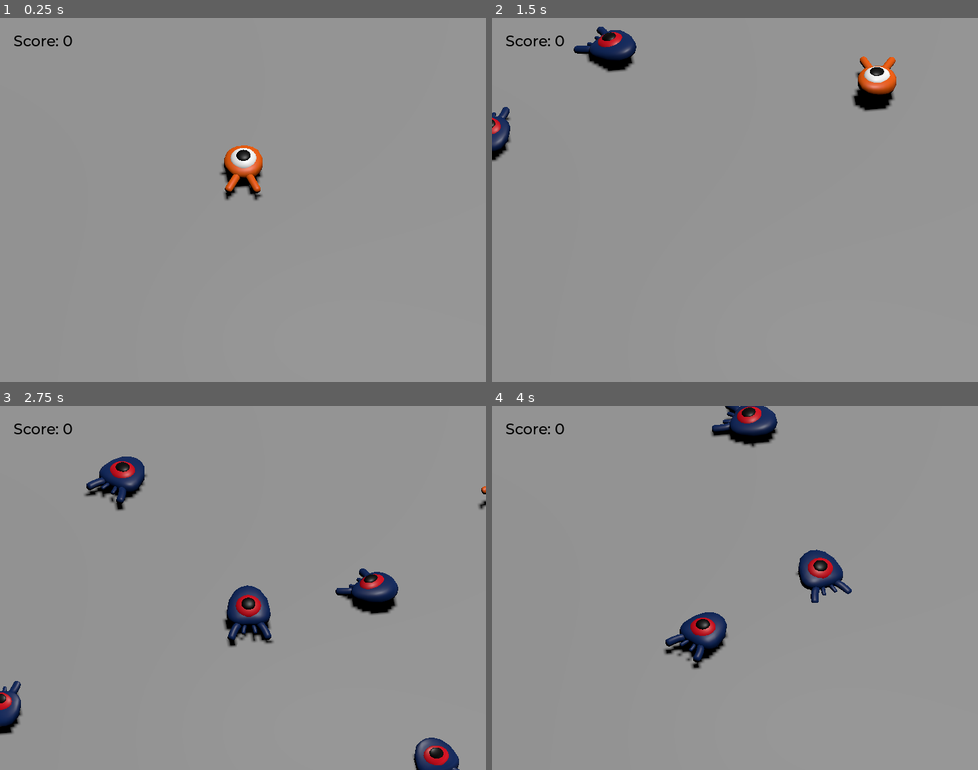
Above: before the commit, frames 1-4 (two rows, left to right).
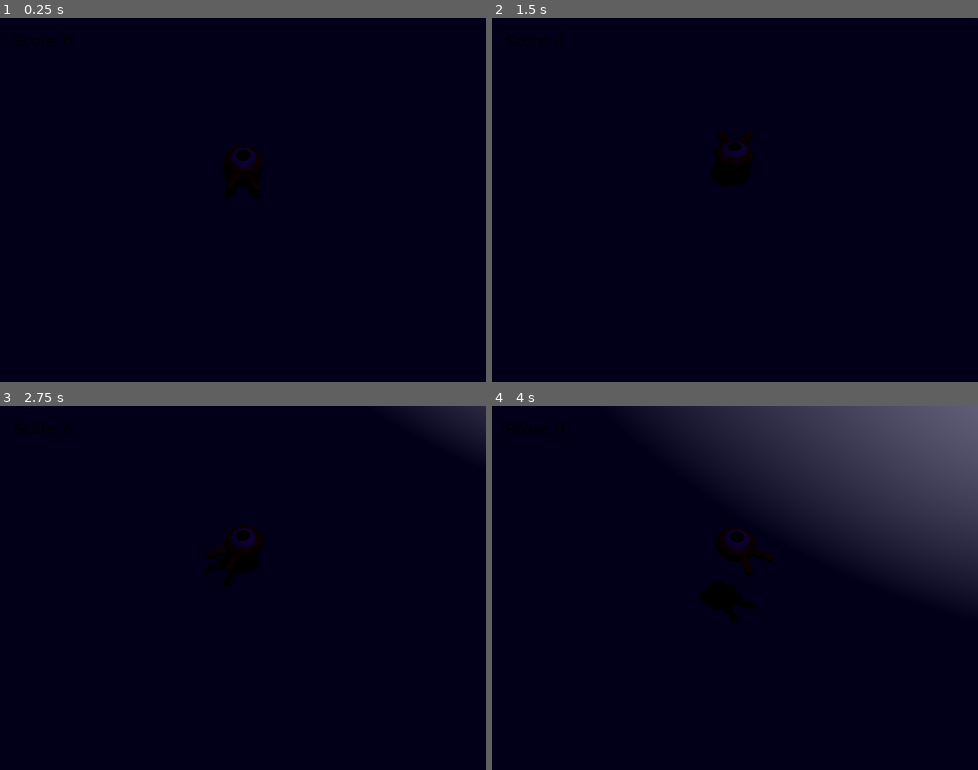
Above: after the commit, the same moments.

Repository: Germox20/play-with-godot
Game: Godot game, scene res://main.tscn
Same seed, same stepped clock (60 frames per second), same inputs: the game is played once before the commit and once after it.
Inputs:
- Up to frame 1 (0.25 s): no input
- Up to frame 2 (1.5 s): tap Enter (ui_accept) at 0.5 s; hold D (move_right) 0.53-1.28 s; hold W (move_fordward) 0.53-1.28 s; tap Space (jump) at 0.77 s; hold S (move_back) from 1.28 s (still down); tap W (move_fordward) at 1.35 s
- Up to frame 3 (2.75 s): tap Space (jump) at 1.52 s; release S (move_back) at 2.03 s; hold D (move_right) from 2.03 s (still down); hold W (move_fordward) from 2.03 s (still down)
- Up to frame 4 (4 s): release W (move_fordward) at 2.78 s; tap W (move_fordward) at 2.85 s; tap Space (jump) at 3.02, 3.77 s; release D (move_right) at 3.53 s; hold A (move_left) from 3.53 s (still down); hold W (move_fordward) from 3.53 s (still down)

The runs differ from the first frame. In frame 1, 100% of the frame differs, in the area x 0-100%, y 0-100%; in frame 2, 99%; in frame 3, 99%; in frame 4, 99%.

Commit message:
Feat: Added follow-camera & basic obstacles
Reparent Camera3D inside the Player node. Created basic walls with mesh&collision around the floor.

Diff:
--- a/SquashTheCreeps/main.tscn
+++ b/SquashTheCreeps/main.tscn
@@ -7,10 +7,16 @@
 [ext_resource type="Script" path="res://ScoreLabel.gd" id="5_fec26"]
 
 [sub_resource type="BoxShape3D" id="BoxShape3D_t5hoj"]
-size = Vector3(60, 2, 60)
+size = Vector3(200, 2, 200)
 
 [sub_resource type="BoxMesh" id="BoxMesh_50wd8"]
-size = Vector3(60, 2, 60)
+size = Vector3(198, 2, 198)
+
+[sub_resource type="BoxShape3D" id="BoxShape3D_m0ib3"]
+size = Vector3(70, 4, 1)
+
+[sub_resource type="BoxMesh" id="BoxMesh_x0u0w"]
+size = Vector3(70, 2, 1)
 
 [sub_resource type="StandardMaterial3D" id="StandardMaterial3D_qe8o3"]
 albedo_color = Color(0.968627, 0.545098, 0, 1)
@@ -20,7 +26,7 @@
 
 [sub_resource type="Curve3D" id="Curve3D_4grgh"]
 _data = {
-"points": PackedVector3Array(0, 0, 0, 0, 0, 0, -12.9734, 0, -12.9717, 0, 0, 0, 0, 0, 0, -12.964, 0, 17.3793, 0, 0, 0, 0, 0, 0, 13.4001, 0, 17.4941, 0, 0, 0, 0, 0, 0, 13.3913, 0, -12.8903, 0, 0, 0, 0, 0, 0, -12.9734, 0, -12.9717),
+"points": PackedVector3Array(0, 0, 0, 0, 0, 0, -100, 0, -100, 0, 0, 0, 0, 0, 0, -100, 0, 100, 0, 0, 0, 0, 0, 0, 100, 0, 100, 0, 0, 0, 0, 0, 0, 100, 0, -100, 0, 0, 0, 0, 0, 0, -100, 0, -100),
 "tilts": PackedFloat32Array(0, 0, 0, 0, 0)
 }
 point_count = 5
@@ -32,6 +38,34 @@
 [node name="Main" type="Node"]
 script = ExtResource("1_f5sx3")
 mob_scene = ExtResource("2_urhn3")
+
+[node name="Lighting" type="Node3D" parent="."]
+
+[node name="SkyLight" type="DirectionalLight3D" parent="Lighting"]
+transform = Transform3D(0.966115, -0.123953, 0.2264, -0.220849, 0.0570128, 0.97364, -0.133593, -0.990649, 0.0277061, 0, 200, 0)
+light_color = Color(0.101961, 0.0352941, 0.313726, 1)
+light_energy = 0.4
+shadow_enabled = true
+
+[node name="OmniLight3D" type="OmniLight3D" parent="Lighting"]
+transform = Transform3D(1, 0, 0, 0, 1, 0, 0, 0, 1, -50, 20, -50)
+omni_range = 50.0
+omni_attenuation = 0.0394297
+
+[node name="OmniLight3D2" type="OmniLight3D" parent="Lighting"]
+transform = Transform3D(1, 0, 0, 0, 1, 0, 0, 0, 1, 50, 20, -50)
+omni_range = 50.0
+omni_attenuation = 0.0394297
+
+[node name="OmniLight3D3" type="OmniLight3D" parent="Lighting"]
+transform = Transform3D(1, 0, 0, 0, 1, 0, 0, 0, 1, -50, 20, 50)
+omni_range = 50.0
+omni_attenuation = 0.0394297
+
+[node name="OmniLight3D4" type="OmniLight3D" parent="Lighting"]
+transform = Transform3D(1, 0, 0, 0, 1, 0, 0, 0, 1, 50, 20, 50)
+omni_range = 50.0
+omni_attenuation = 0.0394297
 
 [node name="Ground" type="StaticBody3D" parent="."]
 transform = Transform3D(1, 0, 0, 0, 1, 0, 0, 0, 1, 0, -1, 0)
@@ -44,16 +78,80 @@
 [node name="MeshInstance3D" type="MeshInstance3D" parent="Ground"]
 mesh = SubResource("BoxMesh_50wd8")
 
-[node name="DirectionalLight3D" type="DirectionalLight3D" parent="."]
-transform = Transform3D(0.966115, -0.123952, 0.2264, -0.220849, 0.0570127, 0.97364, -0.133593, -0.990649, 0.0277062, 0, 10.6858, 0)
-shadow_enabled = true
+[node name="Walls" type="StaticBody3D" parent="."]
+collision_layer = 4
+collision_mask = 0
+
+[node name="CollisionShapeWall" type="CollisionShape3D" parent="Walls"]
+transform = Transform3D(1, 0, 0, 0, 1, 0, 0, 0, 1, -40, 1, -50)
+shape = SubResource("BoxShape3D_m0ib3")
+
+[node name="MeshInstanceWall" type="MeshInstance3D" parent="Walls"]
+transform = Transform3D(1, 0, 0, 0, 1, 0, 0, 0, 1, -40, 1, -50)
+mesh = SubResource("BoxMesh_x0u0w")
+
+[node name="CollisionShapeWall2" type="CollisionShape3D" parent="Walls"]
+transform = Transform3D(-4.37114e-08, 0, 1, 0, 1, 0, -1, 0, -4.37114e-08, -50, 1, -40)
+shape = SubResource("BoxShape3D_m0ib3")
+
+[node name="MeshInstanceWall2" type="MeshInstance3D" parent="Walls"]
+transform = Transform3D(-4.37114e-08, 0, 1, 0, 1, 0, -1, 0, -4.37114e-08, -50, 1, -40)
+mesh = SubResource("BoxMesh_x0u0w")
+
+[node name="CollisionShapeWall3" type="CollisionShape3D" parent="Walls"]
+transform = Transform3D(1, 0, 0, 0, 1, 0, 0, 0, 1, 40, 1, -50)
+shape = SubResource("BoxShape3D_m0ib3")
+
+[node name="MeshInstanceWall3" type="MeshInstance3D" parent="Walls"]
+transform = Transform3D(1, 0, 0, 0, 1, 0, 0, 0, 1, 40, 1, -50)
+mesh = SubResource("BoxMesh_x0u0w")
+
+[node name="CollisionShapeWall4" type="CollisionShape3D" parent="Walls"]
+transform = Transform3D(-4.37114e-08, 0, 1, 0, 1, 0, -1, 0, -4.37114e-08, 50, 1, -40)
+shape = SubResource("BoxShape3D_m0ib3")
+
+[node name="MeshInstanceWall4" type="MeshInstance3D" parent="Walls"]
+transform = Transform3D(-4.37114e-08, 0, 1, 0, 1, 0, -1, 0, -4.37114e-08, 50, 1, -40)
+mesh = SubResource("BoxMesh_x0u0w")
+
+[node name="CollisionShapeWall5" type="CollisionShape3D" parent="Walls"]
+transform = Transform3D(1, 0, 0, 0, 1, 0, 0, 0, 1, -40, 1, 50)
+shape = SubResource("BoxShape3D_m0ib3")
+
+[node name="MeshInstanceWall5" type="MeshInstance3D" parent="Walls"]
+transform = Transform3D(1, 0, 0, 0, 1, 0, 0, 0, 1, -40, 1, 50)
+mesh = SubResource("BoxMesh_x0u0w")
+
+[node name="CollisionShapeWall6" type="CollisionShape3D" parent="Walls"]
+transform = Transform3D(-4.37114e-08, 0, 1, 0, 1, 0, -1, 0, -4.37114e-08, -50, 1, 40)
+shape = SubResource("BoxShape3D_m0ib3")
+
+[node name="MeshInstanceWall6" type="MeshInstance3D" parent="Walls"]
+transform = Transform3D(-4.37114e-08, 0, 1, 0, 1, 0, -1, 0, -4.37114e-08, -50, 1, 40)
+mesh = SubResource("BoxMesh_x0u0w")
+
+[node name="CollisionShapeWall7" type="CollisionShape3D" parent="Walls"]
+transform = Transform3D(1, 0, 0, 0, 1, 0, 0, 0, 1, 40, 1, 50)
+shape = SubResource("BoxShape3D_m0ib3")
+
+[node name="MeshInstanceWall7" type="MeshInstance3D" parent="Walls"]
+transform = Transform3D(1, 0, 0, 0, 1, 0, 0, 0, 1, 40, 1, 50)
+mesh = SubResource("BoxMesh_x0u0w")
+
+[node name="CollisionShapeWall8" type="CollisionShape3D" parent="Walls"]
+transform = Transform3D(-4.37114e-08, 0, 1, 0, 1, 0, -1, 0, -4.37114e-08, 50, 1, 40)
+shape = SubResource("BoxShape3D_m0ib3")
+
+[node name="MeshInstanceWall8" type="MeshInstance3D" parent="Walls"]
+transform = Transform3D(-4.37114e-08, 0, 1, 0, 1, 0, -1, 0, -4.37114e-08, 50, 1, 40)
+mesh = SubResource("BoxMesh_x0u0w")
 
 [node name="Player" parent="." instance=ExtResource("1_44a37")]
 
-[node name="CameraPivot" type="Marker3D" parent="."]
-transform = Transform3D(1, 0, 0, 0, 0.707107, 0.707107, 0, -0.707107, 0.707107, 0, 10, 12)
-
-[node name="Camera3D" type="Camera3D" parent="CameraPivot"]
+[node name="CameraPivot" type="Marker3D" parent="Player"]
+transform = Transform3D(1, 0, 0, 0, 0.707107, 0.707107, 0, -0.707107, 0.707107, 0, 9.32419, 12)
+
+[node name="Camera3D" type="Camera3D" parent="Player/CameraPivot"]
 projection = 1
 size = 19.0
 far = 1000.0
@@ -61,26 +159,26 @@
 [node name="Cylinders" type="Node3D" parent="."]
 
 [node name="MeshInstance3D" type="MeshInstance3D" parent="Cylinders"]
-transform = Transform3D(1, 0, 0, 0, 1, 0, 0, 0, 1, -12.9076, 9.53674e-07, -12.9118)
+transform = Transform3D(1, 0, 0, 0, 1, 0, 0, 0, 1, -100, 0, -100)
 mesh = SubResource("CylinderMesh_fcwn4")
 
 [node name="MeshInstance3D2" type="MeshInstance3D" parent="Cylinders"]
-transform = Transform3D(1, 0, 0, 0, 1, 0, 0, 0, 1, -12.9076, 9.53674e-07, 17.3707)
+transform = Transform3D(1, 0, 0, 0, 1, 0, 0, 0, 1, -100, 0, 100)
 mesh = SubResource("CylinderMesh_fcwn4")
 
 [node name="MeshInstance3D3" type="MeshInstance3D" parent="Cylinders"]
-transform = Transform3D(1, 0, 0, 0, 1, 0, 0, 0, 1, 13.4054, 9.53674e-07, 17.5099)
+transform = Transform3D(1, 0, 0, 0, 1, 0, 0, 0, 1, 100, 0, 100)
 mesh = SubResource("CylinderMesh_fcwn4")
 
 [node name="MeshInstance3D4" type="MeshInstance3D" parent="Cylinders"]
-transform = Transform3D(1, 0, 0, 0, 1, 0, 0, 0, 1, 13.4054, 9.53674e-07, -12.912)
+transform = Transform3D(1, 0, 0, 0, 1, 0, 0, 0, 1, 100, 0, -100)
 mesh = SubResource("CylinderMesh_fcwn4")
 
 [node name="SpawnPath" type="Path3D" parent="."]
 curve = SubResource("Curve3D_4grgh")
 
 [node name="SpawnLocation" type="PathFollow3D" parent="SpawnPath"]
-transform = Transform3D(-1, 0, -0.000309618, 0, 1, 0, 0.000309618, 0, -1, -12.9734, 0, -12.9717)
+transform = Transform3D(-1, 0, -8.74228e-08, 0, 1, 0, 8.74228e-08, 0, -1, -100, 0, -100)
 
 [node name="MobTimer" type="Timer" parent="."]
 wait_time = 0.5
--- a/SquashTheCreeps/mob.tscn
+++ b/SquashTheCreeps/mob.tscn
@@ -47,12 +47,13 @@
 script = ExtResource("1_3t6yd")
 
 [node name="Pivot" type="Node3D" parent="."]
+transform = Transform3D(1, 0, 0, 0, 1, 0, 0, 0, 1, 0, -0.2, 0)
 
 [node name="Character" parent="Pivot" instance=ExtResource("1_lyyse")]
 transform = Transform3D(1, 0, 0, 0, 0.998627, -0.0523856, 0, 0.0523856, 0.998627, 0, 0.61063, 0)
 
 [node name="CollisionShape3D" type="CollisionShape3D" parent="."]
-transform = Transform3D(1, 0, 0, 0, 1, 0, 0, 0, 1, 0.0078125, 0.268509, -0.0587173)
+transform = Transform3D(1, 0, 0, 0, 1, 0, 0, 0, 1, 0, 0.5, 0)
 shape = SubResource("BoxShape3D_pbsyt")
 
 [node name="VisibleOnScreenNotifier3D" type="VisibleOnScreenNotifier3D" parent="."]
Not shown: 1 places in SquashTheCreeps/main.tscn that only renumber resources
